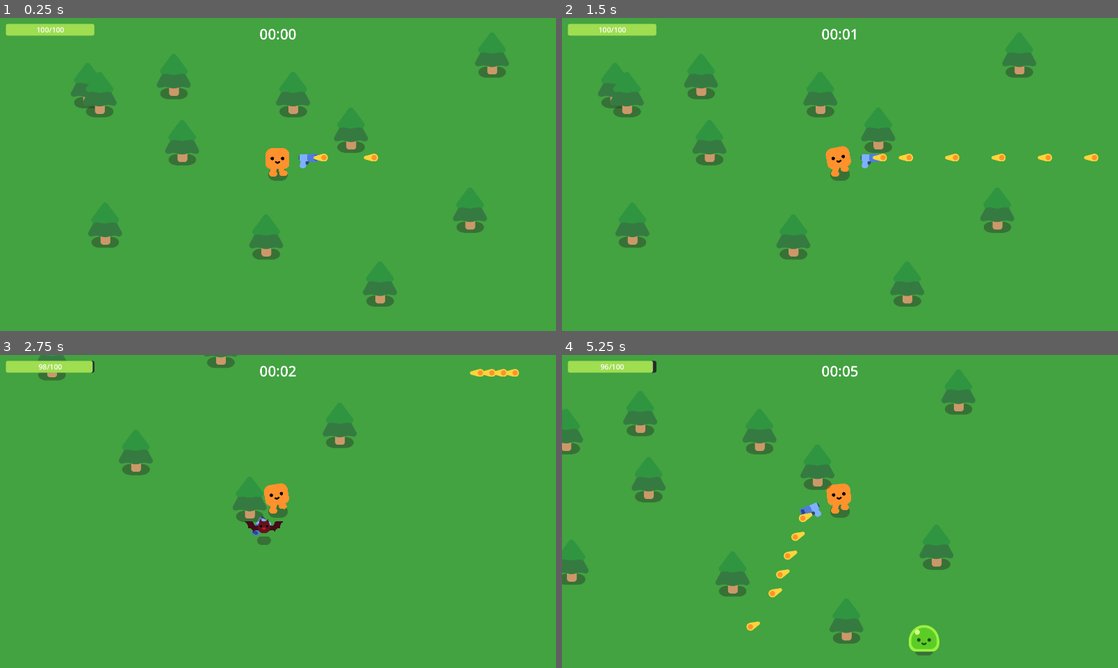
Above: before the commit, frames 1-4 (two rows, left to right).
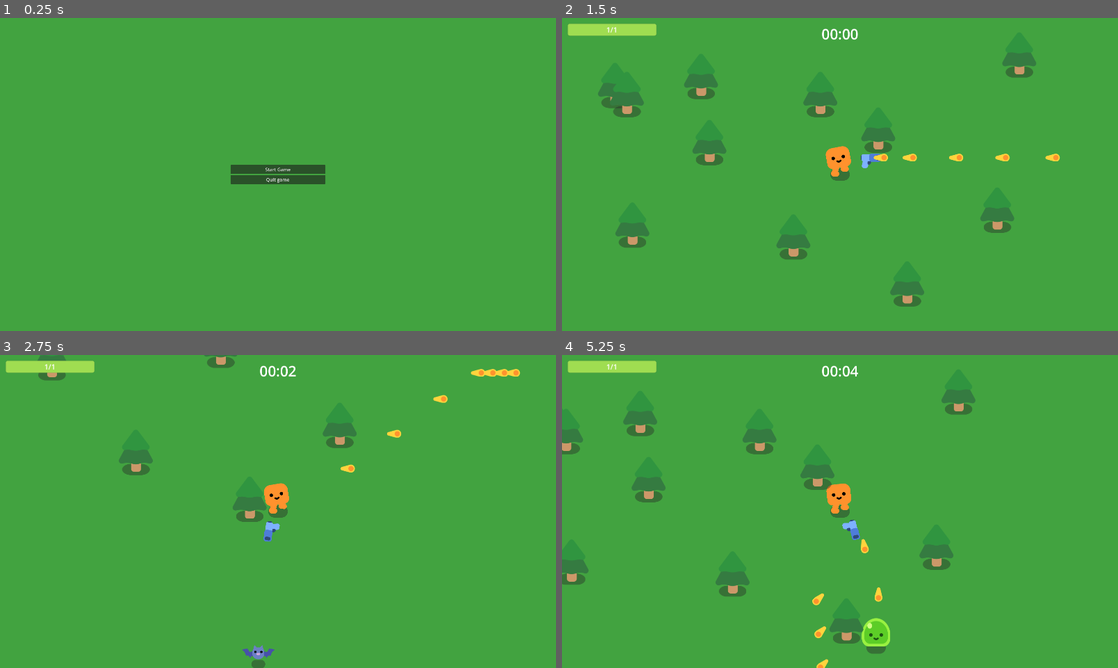
Above: after the commit, the same moments.

Repository: Gatreh/vampire-survivors-clone
Game: Godot game, scene res://MainMenu.tscn
Two runs of this game, one before a commit and one after it. Both use one fixed random seed, a clock stepped at 60 frames per second and the inputs below. Before the commit the project starts from res://Game.tscn.
Inputs (mouse positions are in pixels of both pictures, inside the frame that each line leads up to):
- Up to frame 1 (0.25 s): no input
- Up to frame 2 (1.5 s): click (840, 168) at 0.5 s, where only the run after the commit has a clickable "Start Game"; tap Enter at 1.25 s; hold D (move_right) from 1.28 s (still down)
- Up to frame 3 (2.75 s): release D (move_right) at 2.03 s; hold S (move_down) from 2.03 s (still down)
- Up to frame 4 (5.25 s): release S (move_down) at 2.78 s; hold D (move_right) 2.78-3.53 s; hold W (move_up) 3.53-4.28 s; hold A (move_left) from 4.28 s (still down)

The runs differ from the first frame. In frame 1, 6.1% of the frame differs, in the area x 1-92%, y 1-93%; in frame 2, 0.4%; in frame 3, 0.8%; in frame 4, 1.8%.

Commit message:
moved restarting to it's own scene, added main menu, added movement between restart -> main menu -> start game and main menu -> exit game

Diff:
--- a/Game.gd
+++ b/Game.gd
@@ -1,9 +1,11 @@
 extends Node2D
 
+@onready var death_scene = load("res://Restart.tscn")
 @onready var mobs = {
 	SLIME: load("res://Slime_Mob.tscn"),
 	BAT: load("res://Bat_Mob.tscn")
 }
+
 enum {SLIME, BAT}
 
 var timeSeconds = 0
@@ -14,12 +16,19 @@
 
 #region Game over handling
 func _on_player_health_depleted():
-	%GameOver.visible = true
+	var deathMenu = death_scene.instantiate()
+	add_child(deathMenu)
+	deathMenu.get_node("%RestartButton").connect("pressed", Callable(self, "_on_Restart_pressed"))
+	deathMenu.get_node("%MainMenuButton").connect("pressed", Callable(self, "_on_MainMenu_pressed"))
 	get_tree().paused = true
 
-func _on_button_pressed():
+func _on_Restart_pressed():
 	get_tree().paused = false
 	get_tree().reload_current_scene()
+
+func _on_MainMenu_pressed():
+	get_tree().paused = false
+	get_tree().change_scene_to_file("res://MainMenu.tscn")
 
 #endregion
 
--- a/Game.tscn
+++ b/Game.tscn
@@ -9,10 +9,6 @@
 "points": PackedVector2Array(0, 0, 0, 0, -1775, -303, 0, 0, 0, 0, 370, -297, 0, 0, 0, 0, 367, 1011, 0, 0, 0, 0, -1769, 1002, 0, 0, 0, 0, -1772, -301)
 }
 point_count = 5
-
-[sub_resource type="Theme" id="Theme_572jq"]
-Button/colors/icon_hover_color = Color(0.27451, 0.27451, 0.27451, 1)
-Button/colors/icon_normal_color = Color(0.156863, 0.156863, 0.156863, 1)
 
 [node name="Game" type="Node2D"]
 y_sort_enabled = true
@@ -80,54 +76,6 @@
 wait_time = 2.0
 autostart = true
 
-[node name="GameOver" type="CanvasLayer" parent="."]
-unique_name_in_owner = true
-process_mode = 3
-layer = 20
-visible = false
-
-[node name="ColorRect" type="ColorRect" parent="GameOver"]
-anchors_preset = 15
-anchor_right = 1.0
-anchor_bottom = 1.0
-grow_horizontal = 2
-grow_vertical = 2
-color = Color(0, 0, 0, 0.784314)
-
-[node name="Label" type="Label" parent="GameOver/ColorRect"]
-layout_mode = 1
-anchors_preset = 8
-anchor_left = 0.5
-anchor_top = 0.5
-anchor_right = 0.5
-anchor_bottom = 0.5
-offset_left = -138.0
-offset_top = -168.0
-offset_right = 138.0
-offset_bottom = -101.0
-grow_horizontal = 2
-grow_vertical = 2
-theme_override_font_sizes/font_size = 48
-text = "GAME OVER"
-
-[node name="Button" type="Button" parent="GameOver/ColorRect"]
-layout_mode = 1
-anchors_preset = 8
-anchor_left = 0.5
-anchor_top = 0.5
-anchor_right = 0.5
-anchor_bottom = 0.5
-offset_left = -113.0
-offset_top = -40.0
-offset_right = 113.0
-offset_bottom = 41.0
-grow_horizontal = 2
-grow_vertical = 2
-theme = SubResource("Theme_572jq")
-theme_override_font_sizes/font_size = 40
-text = "RESTART"
-
 [connection signal="health_depleted" from="Player" to="." method="_on_player_health_depleted"]
 [connection signal="timeout" from="Stopwatch" to="." method="_on_stopwatch_timeout"]
 [connection signal="timeout" from="SpawnTimer" to="." method="_on_timer_timeout"]
-[connection signal="pressed" from="GameOver/ColorRect/Button" to="." method="_on_button_pressed"]
--- /dev/null
+++ b/MainMenu.gd
@@ -0,0 +1,7 @@
+extends Control
+
+func _on_quit_game_pressed():
+	get_tree().quit()
+
+func _on_start_game_pressed():
+	get_tree().change_scene_to_file("res://Game.tscn")
--- /dev/null
+++ b/MainMenu.tscn
@@ -0,0 +1,55 @@
+[gd_scene load_steps=2 format=3 uid="uid://bl5rhvfyimcan"]
+
+[ext_resource type="Script" path="res://MainMenu.gd" id="1_a6bap"]
+
+[node name="MainMenu" type="Control"]
+layout_mode = 3
+anchors_preset = 0
+script = ExtResource("1_a6bap")
+
+[node name="CanvasLayer" type="CanvasLayer" parent="."]
+
+[node name="ColorRect" type="ColorRect" parent="CanvasLayer"]
+anchors_preset = 15
+anchor_right = 1.0
+anchor_bottom = 1.0
+grow_horizontal = 2
+grow_vertical = 2
+color = Color(0.258824, 0.639216, 0.25098, 1)
+
+[node name="VBoxContainer" type="VBoxContainer" parent="CanvasLayer"]
+anchors_preset = 13
+anchor_left = 0.5
+anchor_right = 0.5
+anchor_bottom = 1.0
+offset_left = -164.0
+offset_right = 164.0
+grow_horizontal = 2
+grow_vertical = 2
+
+[node name="HBoxContainer" type="HBoxContainer" parent="CanvasLayer/VBoxContainer"]
+layout_mode = 2
+size_flags_vertical = 6
+alignment = 1
+
+[node name="VBoxContainer" type="VBoxContainer" parent="CanvasLayer/VBoxContainer/HBoxContainer"]
+layout_mode = 2
+size_flags_horizontal = 3
+size_flags_vertical = 4
+
+[node name="StartGame" type="Button" parent="CanvasLayer/VBoxContainer/HBoxContainer/VBoxContainer"]
+unique_name_in_owner = true
+layout_mode = 2
+size_flags_horizontal = 3
+size_flags_vertical = 4
+text = "Start Game"
+
+[node name="QuitGame" type="Button" parent="CanvasLayer/VBoxContainer/HBoxContainer/VBoxContainer"]
+unique_name_in_owner = true
+layout_mode = 2
+size_flags_horizontal = 3
+size_flags_vertical = 4
+text = "Quit game"
+
+[connection signal="pressed" from="CanvasLayer/VBoxContainer/HBoxContainer/VBoxContainer/StartGame" to="." method="_on_start_game_pressed"]
+[connection signal="pressed" from="CanvasLayer/VBoxContainer/HBoxContainer/VBoxContainer/QuitGame" to="." method="_on_quit_game_pressed"]
--- a/Player.gd
+++ b/Player.gd
@@ -5,7 +5,7 @@
 @onready var character := %HappyBoo
 
 var speed := 600
-var max_health := 100.0
+var max_health := 1.0
 var health := max_health
 
 func _ready():
@@ -37,4 +37,6 @@
 func updateHealthBar():
 	%HealthBar.max_value = max_health
 	%HealthBar.value = health
+	if health < 0:
+		%HealthBar.value = 0
 	%HealthLabel.text = str(health) + "/" + str(max_health)
--- /dev/null
+++ b/Restart.tscn
@@ -0,0 +1,62 @@
+[gd_scene format=3 uid="uid://c2e6tb0mj8jlg"]
+
+[node name="Restart" type="Control"]
+process_mode = 3
+layout_mode = 3
+anchors_preset = 15
+anchor_right = 1.0
+anchor_bottom = 1.0
+grow_horizontal = 2
+grow_vertical = 2
+
+[node name="CanvasLayer" type="CanvasLayer" parent="."]
+
+[node name="ColouredOverlay" type="ColorRect" parent="CanvasLayer"]
+anchors_preset = 15
+anchor_right = 1.0
+anchor_bottom = 1.0
+grow_horizontal = 2
+grow_vertical = 2
+color = Color(0, 0, 0, 0.784314)
+
+[node name="HBoxContainer" type="HBoxContainer" parent="CanvasLayer"]
+anchors_preset = 13
+anchor_left = 0.5
+anchor_right = 0.5
+anchor_bottom = 1.0
+offset_left = -107.5
+offset_right = 107.5
+grow_horizontal = 2
+grow_vertical = 2
+
+[node name="VBoxContainer" type="VBoxContainer" parent="CanvasLayer/HBoxContainer"]
+layout_mode = 2
+size_flags_horizontal = 3
+size_flags_vertical = 4
+
+[node name="gameOverText" type="Label" parent="CanvasLayer/HBoxContainer/VBoxContainer"]
+layout_mode = 2
+theme_override_font_sizes/font_size = 40
+text = "Game Over"
+
+[node name="VBoxContainer" type="VBoxContainer" parent="CanvasLayer/HBoxContainer/VBoxContainer"]
+custom_minimum_size = Vector2(0, 30)
+layout_mode = 2
+
+[node name="RestartButton" type="Button" parent="CanvasLayer/HBoxContainer/VBoxContainer"]
+unique_name_in_owner = true
+custom_minimum_size = Vector2(150, 0)
+layout_mode = 2
+size_flags_horizontal = 4
+text = "Restart"
+
+[node name="VBoxContainer2" type="VBoxContainer" parent="CanvasLayer/HBoxContainer/VBoxContainer"]
+custom_minimum_size = Vector2(0, 5)
+layout_mode = 2
+
+[node name="MainMenuButton" type="Button" parent="CanvasLayer/HBoxContainer/VBoxContainer"]
+unique_name_in_owner = true
+custom_minimum_size = Vector2(150, 0)
+layout_mode = 2
+size_flags_horizontal = 4
+text = "Main Menu"
--- a/project.godot
+++ b/project.godot
@@ -75,7 +75,7 @@
 [application]
 
 config/name="Your First 2D Game With Godot 4: START (GDQuest)"
-run/main_scene="res://Game.tscn"
+run/main_scene="res://MainMenu.tscn"
 config/features=PackedStringArray("4.2", "Forward Plus")
 config/icon="res://icon.png"
 
Not shown: 1 places in Game.tscn that only renumber resources
